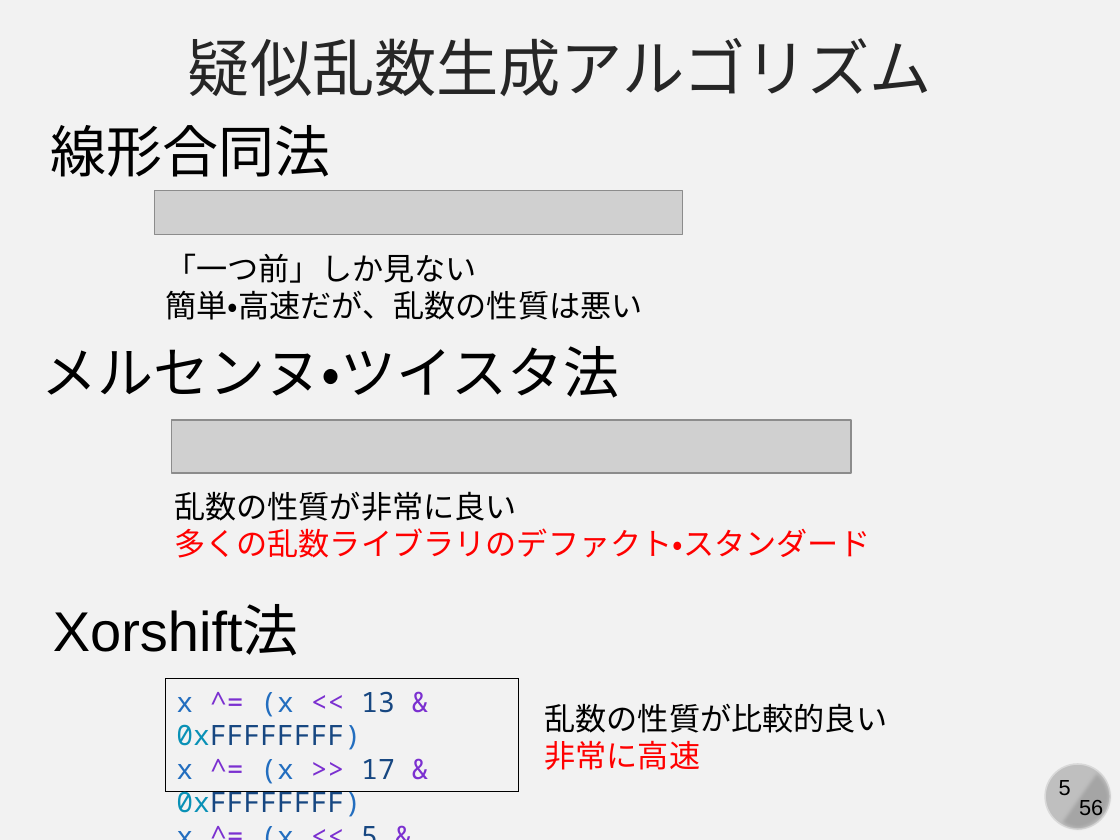
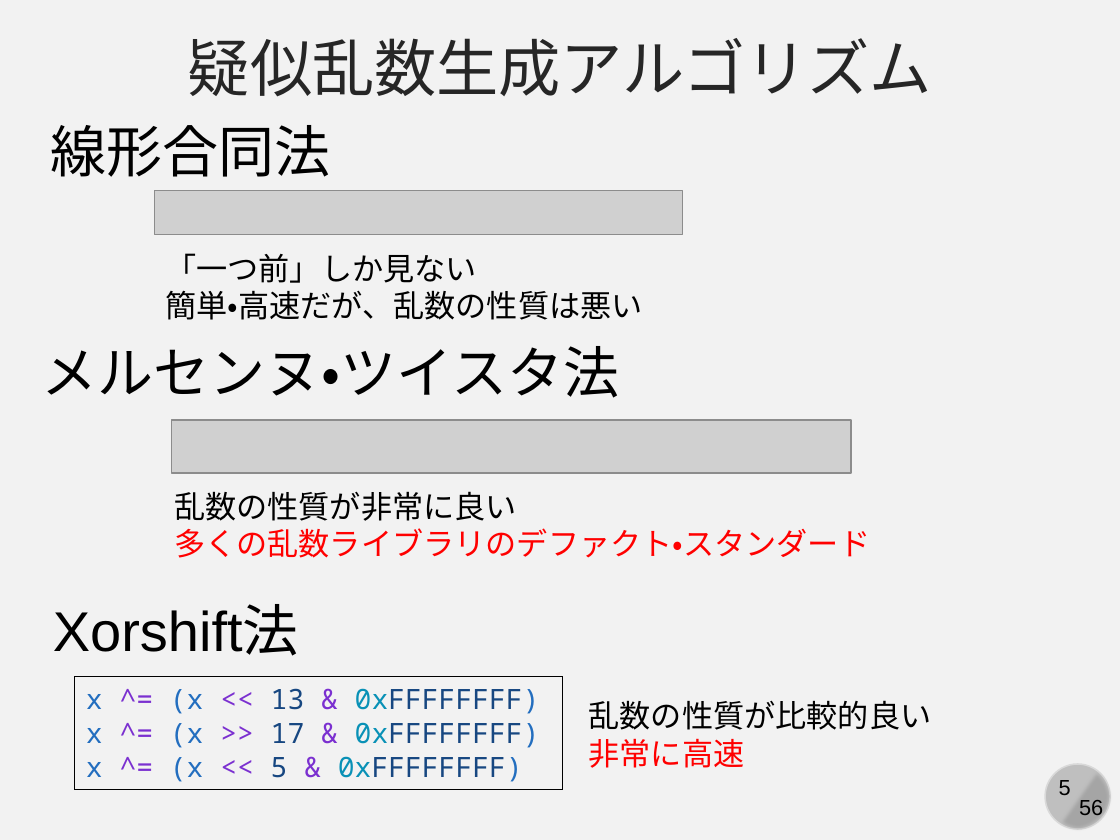
Before and after one commit to kaityo256/simulation_engineering, a slide deck: slide 5 of 02_mc_basic/simulation02.pptx. Drawn at 1120x840 pixels with LibreOffice and Linux fonts; fonts in the diff are those of the drawing; grey boxes stand for pictures. Boxes give left, top, right and bottom in pixels: in the first picture for what was removed or moved away, otherwise in the second. Text is boxed around its words. In the diff, an @@ line names an element or a change of style, - is before the commit and + after.

```diff
--- a/02_mc_basic/simulation02.pptx
+++ b/02_mc_basic/simulation02.pptx
@@ rectangle "x ^= (x << 13 ...": place and size @@
-rectangle "x ^= (x << 13 ..." at box(166, 679, 519, 792)
+rectangle "x ^= (x << 13 ..." at box(75, 676, 562, 790)
@@ text "乱数の性質が比較的良い": place and size @@
-text "乱数の性質が比較的良い" at box(545, 703, 888, 770)
+text "乱数の性質が比較的良い" at box(589, 700, 932, 768)
```
Also in this commit, not shown: 1 other file.
